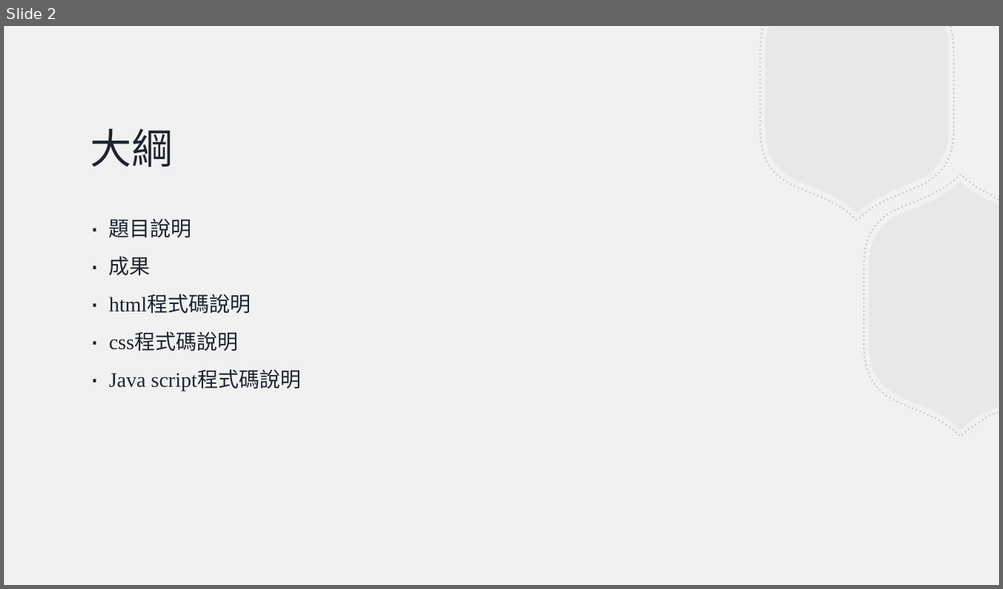
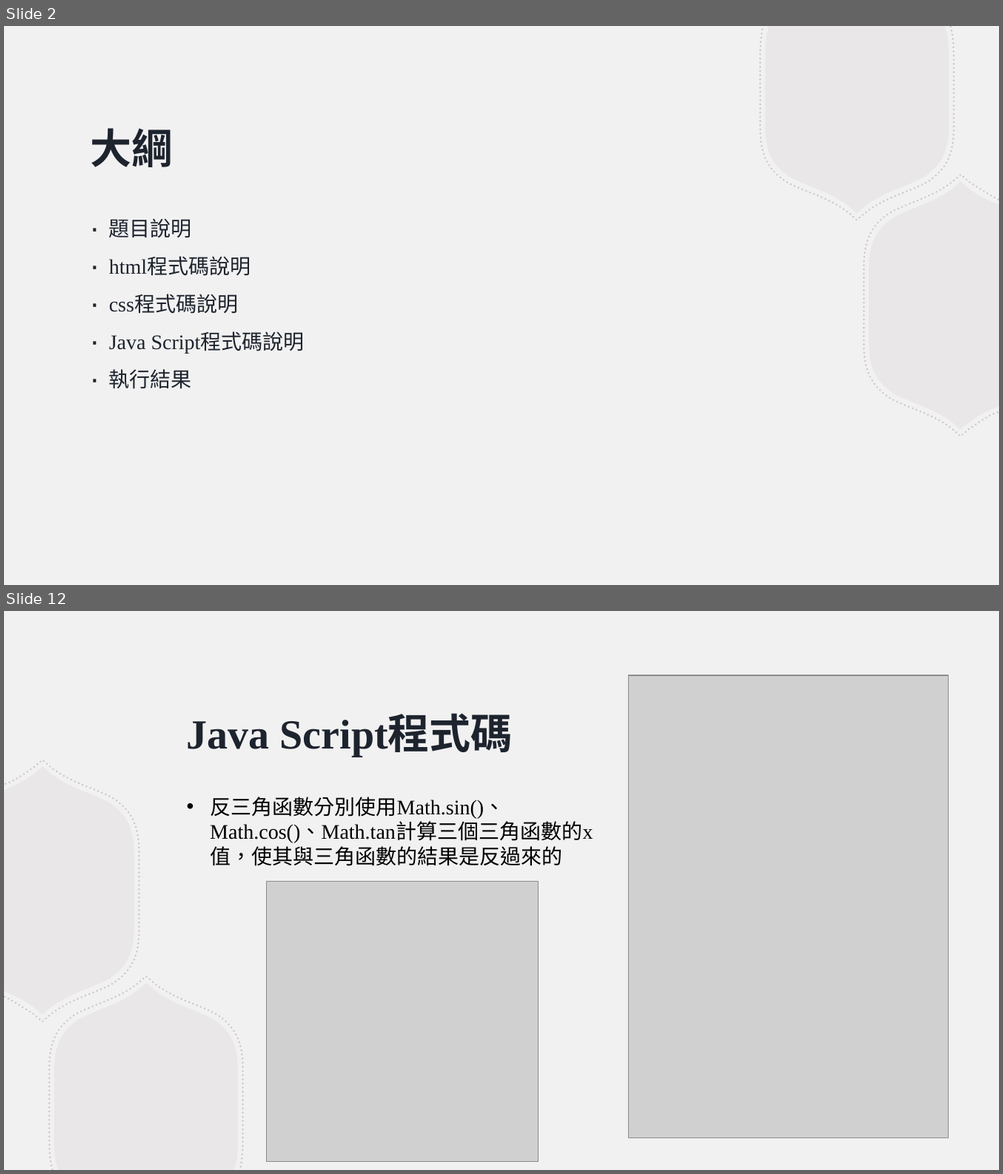
Before and after one commit to evachen20041010/JavaScript, a slide deck: Grp_1/實習課第6組_Grp1.pptx. Shown one above the other, each under a label of ours: slide 2 before the commit, slides 2 and 12 after it; the slides between them are not shown. The pictures are 1003x589 and 1003x1174 pixels, drawn with LibreOffice and Linux fonts; fonts in the diff are those of the drawing; grey boxes stand for pictures. Boxes give left, top, right and bottom in pixels: in the first picture for what was removed or moved away, otherwise in the second. Text is boxed around its words. In the diff, an @@ line names an element or a change of style, - is before the commit and + after.

```diff
--- a/Grp_1/實習課第6組_Grp1.pptx
+++ b/Grp_1/實習課第6組_Grp1.pptx
@@ slide 12 added at bbox=[4, 611, 999, 1170], background #F2F1F1 @@
@@ picture added at bbox=[629, 675, 948, 1139] @@
@@ title added at bbox=[187, 717, 512, 757], 40 pt, text #1D242E, bold @@
+Java Script程式碼
@@ group added at bbox=[4, 760, 243, 1170]: 4 freeform shapes @@
@@ text added at bbox=[210, 797, 592, 866], 20 pt, text #000000 @@
+• 反三角函數分別使用Math.sin()、Math.cos()、Math.tan計算三個三角函數的x值，使其與三角函數的結果是反過來的
@@ picture added at bbox=[267, 882, 538, 1162] @@
@@ slide 2 changed as well @@
@@ title "大綱" at bbox=[91, 128, 173, 167]: bold on @@
@@ text at bbox=[109, 256, 151, 276]: paragraph removed @@
-∙ 成果
@@ text at bbox=[109, 333, 304, 389]: text changed @@
-∙ Java script程式碼說明
+∙ Java Script程式碼說明
+∙ 執行結果
```
Also in this commit, not shown: 1 other slide changed, 11 other slides added, 1 other file.
